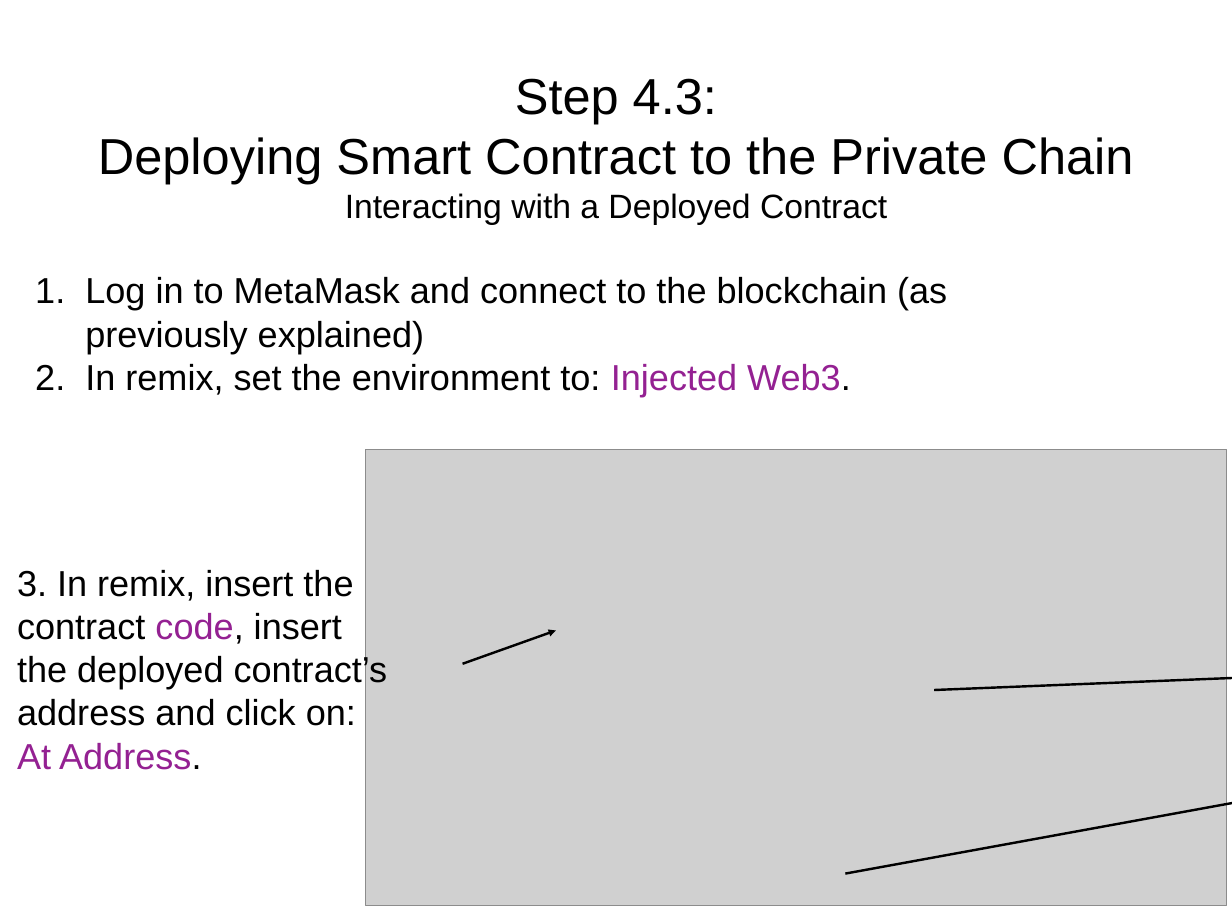
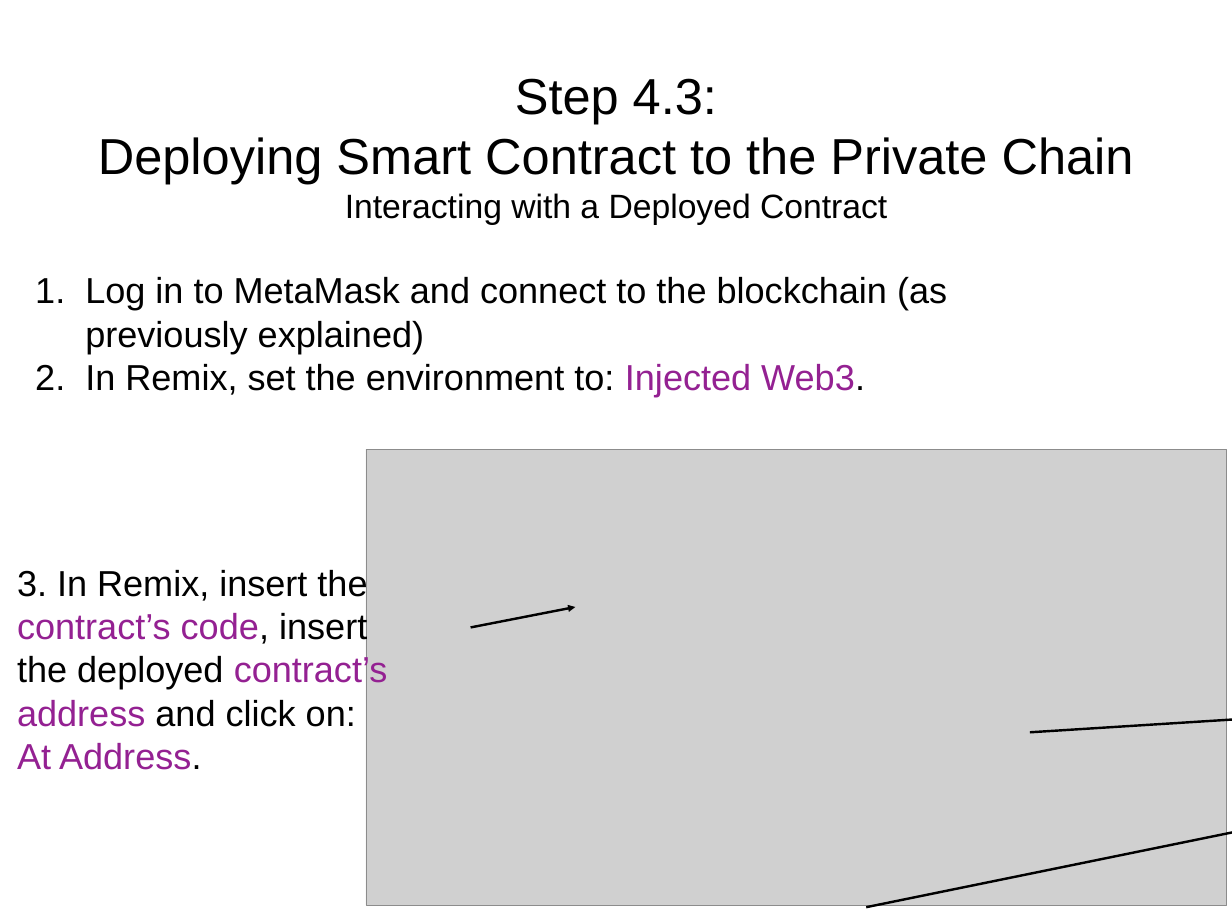
Before and after one commit to solegga/blockchaincourse, a slide deck: slide 19 of How_to_connect_to_university_of_edinburgh_private_blockchain.pptx (slide 16 before the commit). Drawn at 1232x924 pixels with LibreOffice and Linux fonts; fonts in the diff are those of the drawing; grey boxes stand for pictures. Boxes give left, top, right and bottom in pixels: in the first picture for what was removed or moved away, otherwise in the second. Text is boxed around its words. In the diff, an @@ line names an element or a change of style, - is before the commit and + after.

```diff
--- a/How_to_connect_to_university_of_edinburgh_private_blockchain.pptx
+++ b/How_to_connect_to_university_of_edinburgh_private_blockchain.pptx
@@ text at box(85, 364, 865, 397): text changed @@
-2. In remix, set the environment to: Injected Web3.
+2. In Remix, set the environment to: Injected Web3.
@@ text at box(17, 567, 388, 770): text changed @@
-3. In remix, insert the contract code, insert the deployed contract’s address and click on: At Address.
+3. In Remix, insert the contract’s code, insert the deployed contract’s address and click on: At Address.
@@ freeform shape: place and size @@
-freeform shape at box(463, 631, 556, 664)
+freeform shape at box(470, 607, 575, 628)
@@ freeform shape: place and size @@
-freeform shape at box(934, 668, 1232, 690)
+freeform shape at box(1030, 691, 1232, 733)
@@ freeform shape: place and size @@
-freeform shape at box(846, 758, 1232, 873)
+freeform shape at box(866, 778, 1232, 908)
```
Also in this commit, not shown: 12 other slides changed, 5 slides added, 1 other file.
